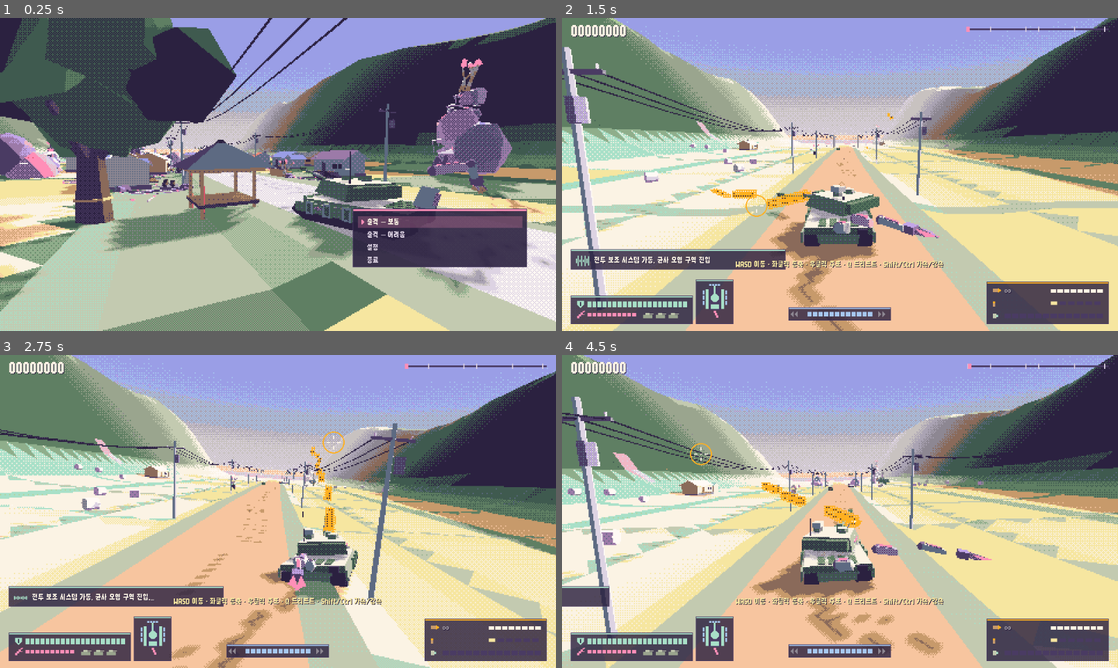
Above: before the commit, frames 1-4 (two rows, left to right).
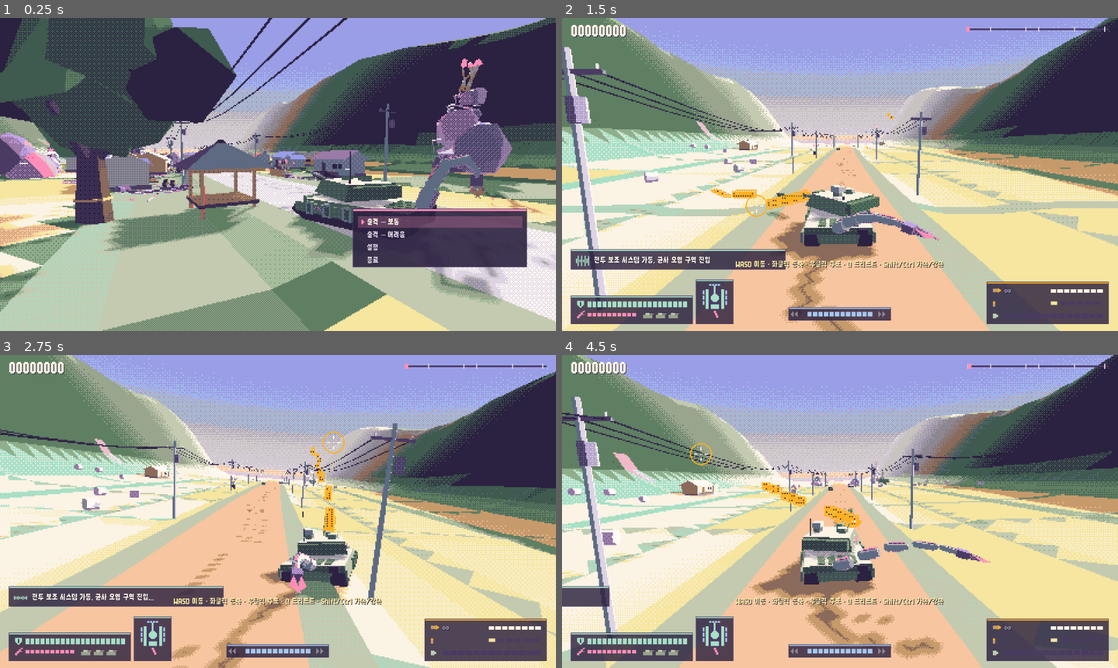
Above: after the commit, the same moments.

Repository: scarf005/orca-class
Game: Godot game, scene res://scenes/main.tscn
The game is run twice, just before and just after one commit, with the same random seed, the same clock (stepped at 60 frames per second) and the same inputs.
Inputs (mouse positions are in pixels of both pictures, inside the frame that each line leads up to):
- Up to frame 1 (0.25 s): no input
- Up to frame 2 (1.5 s): tap Enter (ui_accept) at 0.5 s; drag from (840, 174) to (895, 105) at 0.52 s; drag from (728, 190) to (812, 237) at 1.27 s
- Up to frame 3 (2.75 s): move the mouse to (333, 442) at 2.02 s; press the mouse at (333, 442) at 2.03 s; hold D (move_right) from 2.03 s (still down)
- Up to frame 4 (4.5 s): release D (move_right) at 2.75 s; release the mouse at (895, 442) at 2.75 s; drag from (812, 574) to (673, 464) at 2.77 s; move the mouse to (1006, 558) at 3.52 s; hold A (move_left) 3.53-4.25 s; hold E 3.53-4.25 s; tap Enter (ui_accept) at 3.77, 4.07 s; drag from (673, 464) to (756, 433) at 4.27 s

The runs differ from the first frame. In frame 1, 1.4% of the frame differs, in the area x 74-92%, y 43-92%; in frame 2, 0.6%; in frame 3, 0.6%; in frame 4, 1.2%.

Commit message:
feat: rebuild the tail as five tapered segments joined by ball joints

Diff:
--- a/scripts/player/tail.gd
+++ b/scripts/player/tail.gd
@@ -1,14 +1,18 @@
 class_name Tail
 extends Node3D
-## The Orca-class's three-segment muscular tail. A spring drives the claw toward a goal and a
+## The Orca-class's five-segment muscular tail. A spring drives the claw toward a goal and a
 ## FABRIK pass bends the segments to follow. Segments stretch and thin when reaching far.
+## Radii taper continuously from root to claw and ball joints fill every bend, so it reads as one
+## limb rather than floating pieces.
 
 signal arrived ## The claw reached its current goal.
 signal missed ## A reach or stab ran out of time before arriving.
 
 enum State { IDLE, REACH, RETURN, HOLD, THROW, STAB, SWAT, ANCHOR }
 
-const LENGTHS: Array[float] = [1.8, 1.55, 1.3]
+const LENGTHS: Array[float] = [1.2, 1.05, 0.95, 0.8, 0.65] ## Same 4.65 m reach as before.
+const ROOT_RADIUS := 0.34
+const TIP_RADIUS := 0.1
 const MAX_STRETCH := 1.9
 const REACH := 9.0 ## Max claw distance from the mount, measured by action code.
 const COOLDOWN := 0.45
@@ -24,7 +28,7 @@
 var goal_node: Node3D ## When set, the goal follows this node.
 var held: Node3D ## Thing carried by the claw.
 var mount: Node3D ## The tail's attachment point on the hull.
-var joints: Array[Vector3] = [Vector3.ZERO, Vector3.ZERO, Vector3.ZERO, Vector3.ZERO]
+var joints: Array[Vector3] = []
 var claw_open := 0.0
 var destroyed := false
 
@@ -42,13 +46,15 @@
 
 func _ready() -> void:
 	top_level = true
+	joints.resize(LENGTHS.size() + 1)
+	joints.fill(Vector3.ZERO)
 	for i in LENGTHS.size():
 		var segment := MeshInstance3D.new()
 		segment.mesh = _segment_mesh(i)
 		add_child(segment)
 		_segments.append(segment)
 		var knuckle := MeshInstance3D.new()
-		knuckle.mesh = _knuckle_mesh(0.34 - i * 0.06)
+		knuckle.mesh = _knuckle_mesh(_radius(i))
 		add_child(knuckle)
 		_knuckles.append(knuckle)
 	add_child(_claw_root)
@@ -124,8 +130,8 @@
 	var base := mount.global_position
 	if not _initialized:
 		_claw = base + hull.z * 3.0 + Vector3.UP * 1.5
-		for i in 4:
-			joints[i] = base.lerp(_claw, i / 3.0)
+		for i in joints.size():
+			joints[i] = base.lerp(_claw, float(i) / LENGTHS.size())
 		_initialized = true
 	if is_instance_valid(goal_node):
 		goal = goal_node.global_position + Vector3.UP * 0.6
@@ -198,21 +204,23 @@
 	for l in LENGTHS:
 		lengths.append(l * stretch)
 	# Bias the middle joints upward so the tail arches like a scorpion instead of sagging.
-	joints[1] += Vector3.UP * 0.3 - hull.z * 0.05
-	joints[2] += Vector3.UP * 0.2
+	var last := LENGTHS.size()
+	for j in range(1, last):
+		joints[j] += Vector3.UP * 0.3 * sin(PI * j / last) - hull.z * 0.03
 	for _i in 4:
-		joints[3] = _claw
-		for j in range(2, -1, -1):
+		joints[last] = _claw
+		for j in range(last - 1, -1, -1):
 			joints[j] = joints[j + 1] + (joints[j] - joints[j + 1]).normalized() * lengths[j]
 		joints[0] = base
-		for j in range(0, 3):
+		for j in range(0, last):
 			joints[j + 1] = joints[j] + (joints[j + 1] - joints[j]).normalized() * lengths[j]
 
 
 func _update_visuals() -> void:
-	var stretch := clampf(joints[0].distance_to(joints[3]) / _total_length(), 1.0, MAX_STRETCH)
+	var last := LENGTHS.size()
+	var stretch := clampf(joints[0].distance_to(joints[last]) / _total_length(), 1.0, MAX_STRETCH)
 	var thin := 1.0 / sqrt(stretch)
-	for i in 3:
+	for i in last:
 		var a := joints[i]
 		var b := joints[i + 1]
 		var dir := b - a
@@ -223,27 +231,33 @@
 		var basis := Basis.looking_at(dir, up)
 		# Segment meshes point along local -Z with unit length.
 		_segments[i].global_transform = Transform3D(basis.scaled(Vector3(thin, thin, length)), a)
-		_knuckles[i].global_position = a
-	var tip_dir := joints[3] - joints[2]
+		_knuckles[i].global_transform = Transform3D(Basis.from_scale(Vector3.ONE * thin), a)
+	var tip_dir := joints[last] - joints[last - 1]
 	var up := Vector3.UP if absf(tip_dir.normalized().y) < 0.95 else Vector3.BACK
-	_claw_root.global_transform = Transform3D(Basis.looking_at(tip_dir, up), joints[3])
+	_claw_root.global_transform = Transform3D(Basis.looking_at(tip_dir, up), joints[last])
 	for i in _pincers.size():
 		var side := -1.0 if i == 0 else 1.0
 		_pincers[i].rotation.y = side * lerpf(0.05, 0.7, claw_open)
 
 
+## Radius at joint `index` (0 = root): a straight taper, shared by the segments meeting there.
+func _radius(index: int) -> float:
+	return lerpf(ROOT_RADIUS, TIP_RADIUS, float(index) / LENGTHS.size())
+
+
 func _segment_mesh(index: int) -> Mesh:
 	var b := LowPoly.new()
-	var r0 := 0.3 - index * 0.06
-	var r1 := r0 - 0.06
-	b.tube(Transform3D(Basis.from_euler(Vector3(0, PI, 0)), Vector3.ZERO), r0, 1.0, 6, Palette.HULL_LIGHT if index % 2 == 0 else Palette.BLUSH, r1)
-	# A muscle band along the top.
-	b.box(Transform3D(Basis(), Vector3(0, r0 * 0.85, -0.5)), Vector3(r0 * 0.7, 0.08, 0.6), Palette.FUNGUS)
+	var r0 := _radius(index)
+	var r1 := _radius(index + 1)
+	b.tube(Transform3D(Basis.from_euler(Vector3(0, PI, 0)), Vector3.ZERO), r0, 1.0, 8, Palette.HULL_LIGHT, r1)
+	# Muscle ridges along the top and a pale belly plate underneath.
+	b.box(Transform3D(Basis(), Vector3(0, (r0 + r1) * 0.46, -0.5)), Vector3((r0 + r1) * 0.35, 0.06, 0.8), Palette.FUNGUS)
+	b.box(Transform3D(Basis(), Vector3(0, -(r0 + r1) * 0.44, -0.5)), Vector3((r0 + r1) * 0.5, 0.05, 0.7), Palette.BLUSH)
 	return b.mesh()
 
 
 func _knuckle_mesh(r: float) -> Mesh:
-	return LowPoly.new().blob(Transform3D(), r, Palette.MAUVE, 0, 0.1, 9).mesh()
+	return LowPoly.new().blob(Transform3D(), r * 1.04, Palette.HULL_LIGHT, 1, 0.0, 9).mesh()
 
 
 func _palm_mesh() -> Mesh:
--- a/scripts/ui/debug_room.gd
+++ b/scripts/ui/debug_room.gd
@@ -8,7 +8,7 @@
 const START_D := 120.0
 const ROWS := ["TANK", "ENEMIES", "BOSSES", "PICKUPS", "PROPS", "BUILDINGS", "FUNGUS", "PROJECTILES", "VFX"]
 ## Per row: distance ahead of the previous row, camera distance back, camera height.
-const LAYOUT := [[0.0, 22.0, 9.0], [34.0, 24.0, 9.0], [44.0, 48.0, 20.0], [44.0, 18.0, 6.0], [30.0, 30.0, 11.0], [40.0, 46.0, 18.0], [52.0, 42.0, 16.0], [44.0, 20.0, 6.0], [30.0, 62.0, 22.0]]
+const LAYOUT := [[0.0, 16.0, 6.0], [34.0, 24.0, 9.0], [44.0, 48.0, 20.0], [44.0, 18.0, 6.0], [30.0, 30.0, 11.0], [40.0, 46.0, 18.0], [52.0, 42.0, 16.0], [44.0, 20.0, 6.0], [30.0, 62.0, 22.0]]
 
 var view := DitherView.new()
 var world: World
--- a/tools/debug_room_shots.gd
+++ b/tools/debug_room_shots.gd
@@ -10,11 +10,16 @@
 	add_child(room)
 	for _i in 30:
 		await get_tree().process_frame
+	var only: String = preload("res://scripts/main.gd").args().get("row", "")
 	for row in DebugRoom.ROWS.size():
+		if not only.is_empty() and str(row + 1) != only:
+			continue
 		room.jump_to(row)
 		room._play_stations()
 		await get_tree().create_timer(0.35).timeout
 		get_viewport().get_texture().get_image().save_png("%s/row%d.png" % [out, row + 1])
+	if not only.is_empty():
+		return 0
 	var cam := room.world.camera
 	cam.global_position = Course.to_world(DebugRoom.START_D - 40.0, 0.0, 75.0)
 	cam.look_at(Course.to_world(DebugRoom.START_D + 150.0, 0.0, 0.0), Vector3.UP)
